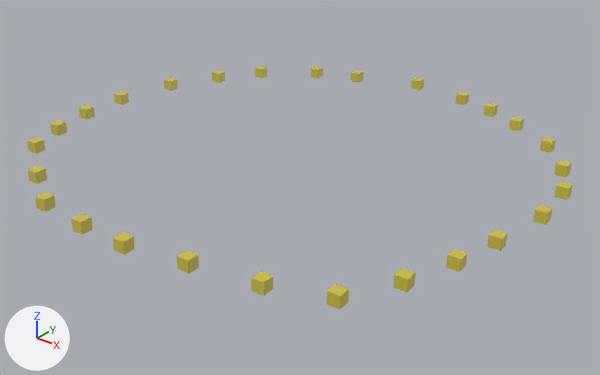
Two versions of the COLLADA model sim/unreal_meshes/mycircle.dae, one commit apart.
Rendered twice from a 50 mm lens placed at (16.86, -16.9, 11.44), pointed at (0.4, 3.67, -1.32). The axes (+X, +Y, +Z) are drawn at lower left. The lights are the same throughout.
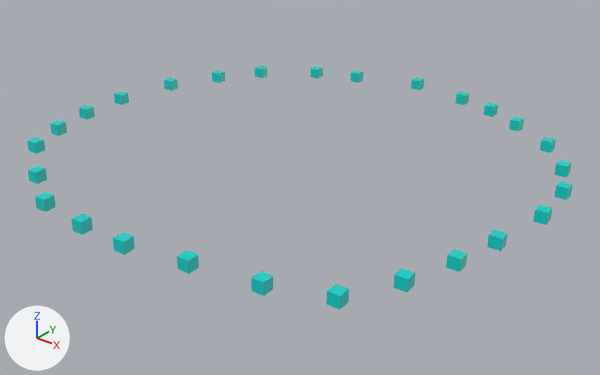
Commit message: added mycircle

Pixel boxes (x1, y1, x2, y2) of what changed, in the pictures (600 x 375 px):
'Cube_024', recoloured (yellow to cyan)
    both: (326, 284, 349, 310)
'Cube_022', recoloured (yellow to cyan)
    both: (251, 271, 273, 296)
'Cube_016', recoloured (yellow to cyan)
    both: (177, 250, 199, 274)
'Cube_023', recoloured (yellow to cyan)
    both: (393, 268, 415, 292)
'Cube_015', recoloured (yellow to cyan)
    both: (113, 232, 135, 255)
'Cube', recoloured (yellow to cyan)
    both: (446, 249, 467, 272)
'Cube_014', recoloured (yellow to cyan)
    both: (71, 214, 93, 235)
'Cube_001', recoloured (yellow to cyan)
    both: (487, 229, 508, 251)
'Cube_013', recoloured (yellow to cyan)
    both: (35, 192, 56, 212)
'Cube_038', recoloured (yellow to cyan)
    both: (533, 205, 553, 225)
'Cube_011', recoloured (yellow to cyan)
    both: (28, 166, 47, 184)
'Cube_031', recoloured (yellow to cyan)
    both: (554, 181, 573, 200)
'Cube_012', recoloured (yellow to cyan)
    both: (27, 137, 45, 154)
'Cube_032', recoloured (yellow to cyan)
    both: (554, 160, 572, 178)
'Cube_010', recoloured (yellow to cyan)
    both: (50, 120, 67, 136)
'Cube_033', recoloured (yellow to cyan)
    both: (540, 137, 556, 153)
'Cube_009', recoloured (yellow to cyan)
    both: (79, 105, 95, 120)
'Cube_034', recoloured (yellow to cyan)
    both: (509, 117, 524, 132)
'Cube_007', recoloured (yellow to cyan)
    both: (114, 91, 129, 105)
'Cube_037', recoloured (yellow to cyan)
    both: (484, 103, 498, 117)
'Cube_006', recoloured (yellow to cyan)
    both: (164, 78, 178, 91)
'Cube_030', recoloured (yellow to cyan)
    both: (455, 91, 469, 105)
'Cube_005', recoloured
    both: (212, 70, 225, 83)
'Cube_029', recoloured
    both: (411, 77, 424, 90)
'Cube_036', recoloured
    both: (351, 70, 363, 83)
'Cube_004', recoloured
    both: (255, 66, 267, 78)
'Cube_035', recoloured
    both: (311, 66, 323, 78)

Edits to the bpy script that builds the scene:
```text
Change mat_material_001:
    mat_material_001.base_color: (0.64, 0.543, 0.0556) -> (0.0, 0.64, 0.596)  # yellow #d1c343 -> cyan #00d1cb
```
